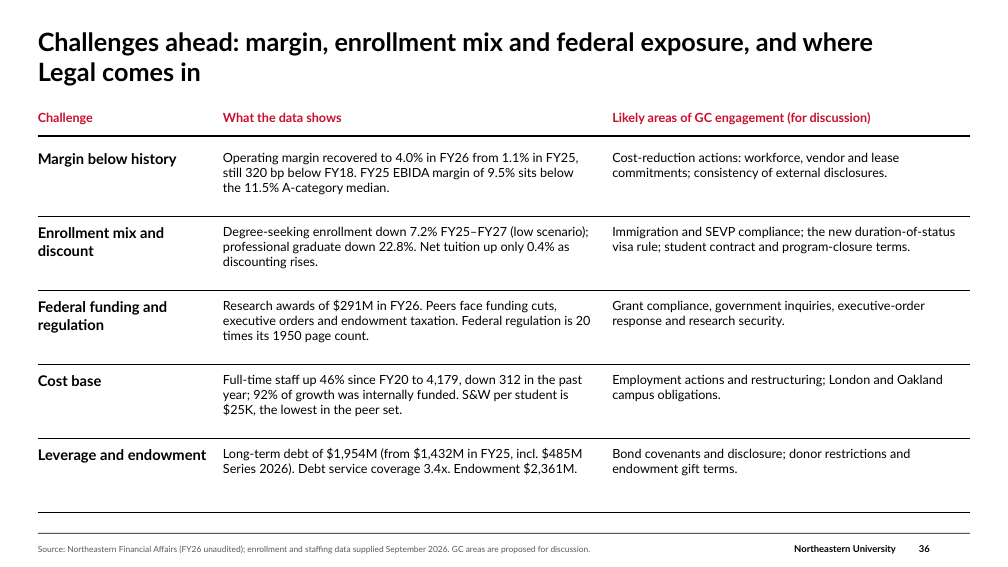
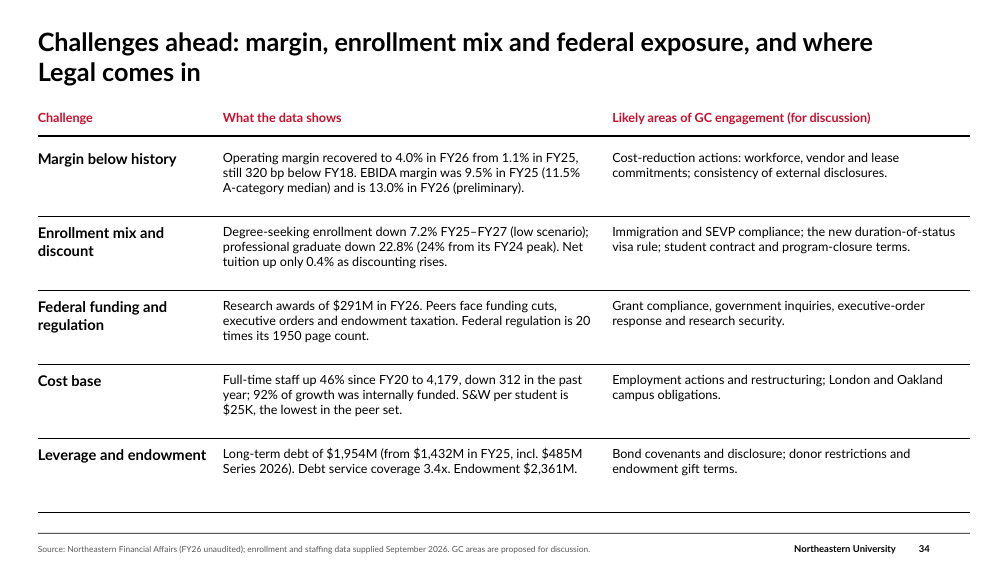
Before and after one commit to brettcsweet/Tonys-repo, a slide deck: slide 34 of GC_Financial_Update_2026-09-30.pptx (slide 36 before the commit). Drawn at 1008x567 pixels with LibreOffice and Linux fonts; fonts in the diff are those of the drawing; background and template pictures are left out. Boxes give left, top, right and bottom in pixels: in the first picture for what was removed or moved away, otherwise in the second. Text is boxed around its words. In the diff, an @@ line names an element or a change of style, - is before the commit and + after.

```diff
--- a/GC_Financial_Update_2026-09-30.pptx
+++ b/GC_Financial_Update_2026-09-30.pptx
@@ text at bbox=[223, 152, 580, 195]: text changed @@
-Operating margin recovered to 4.0% in FY26 from 1.1% in FY25, still 320 bp below FY18. FY25 EBIDA margin of 9.5% sits below the 11.5% A-category median.
+Operating margin recovered to 4.0% in FY26 from 1.1% in FY25, still 320 bp below FY18. EBIDA margin was 9.5% in FY25 (11.5% A-category median) and is 13.0% in FY26 (preliminary).
@@ text at bbox=[223, 226, 589, 269]: text changed @@
-Degree-seeking enrollment down 7.2% FY25–FY27 (low scenario); professional graduate down 22.8%. Net tuition up only 0.4% as discounting rises.
+Degree-seeking enrollment down 7.2% FY25–FY27 (low scenario); professional graduate down 22.8% (24% from its FY24 peak). Net tuition up only 0.4% as discounting rises.
```
Also in this commit, not shown: 41 other slides changed, 2 slides removed.
